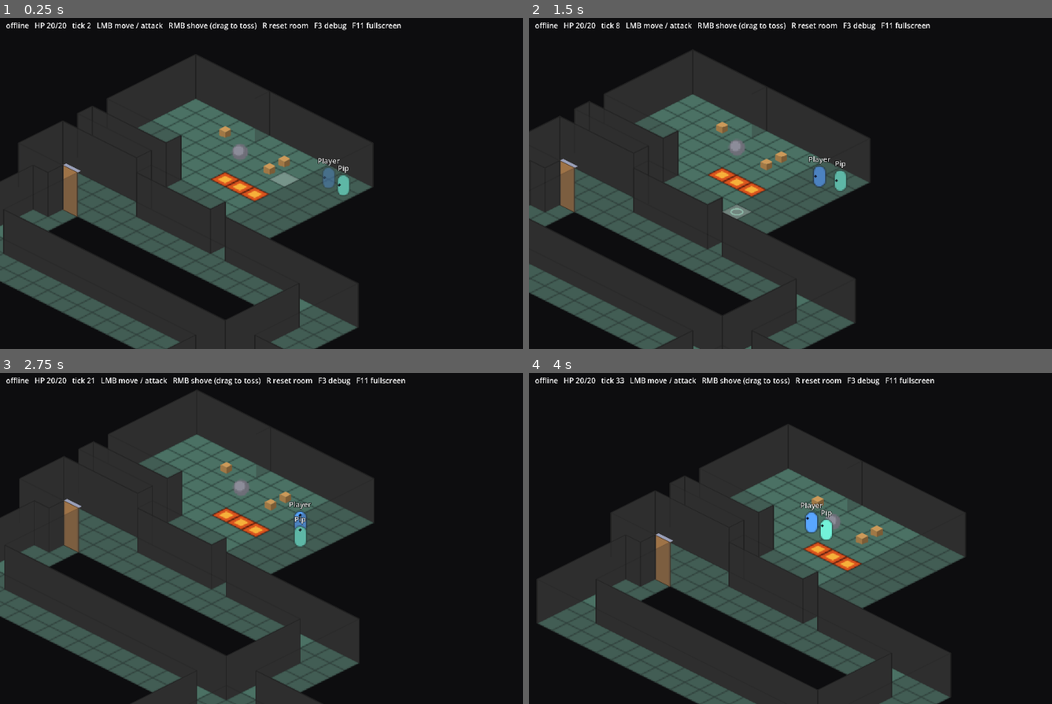
Above: before the commit, frames 1-4 (two rows, left to right).
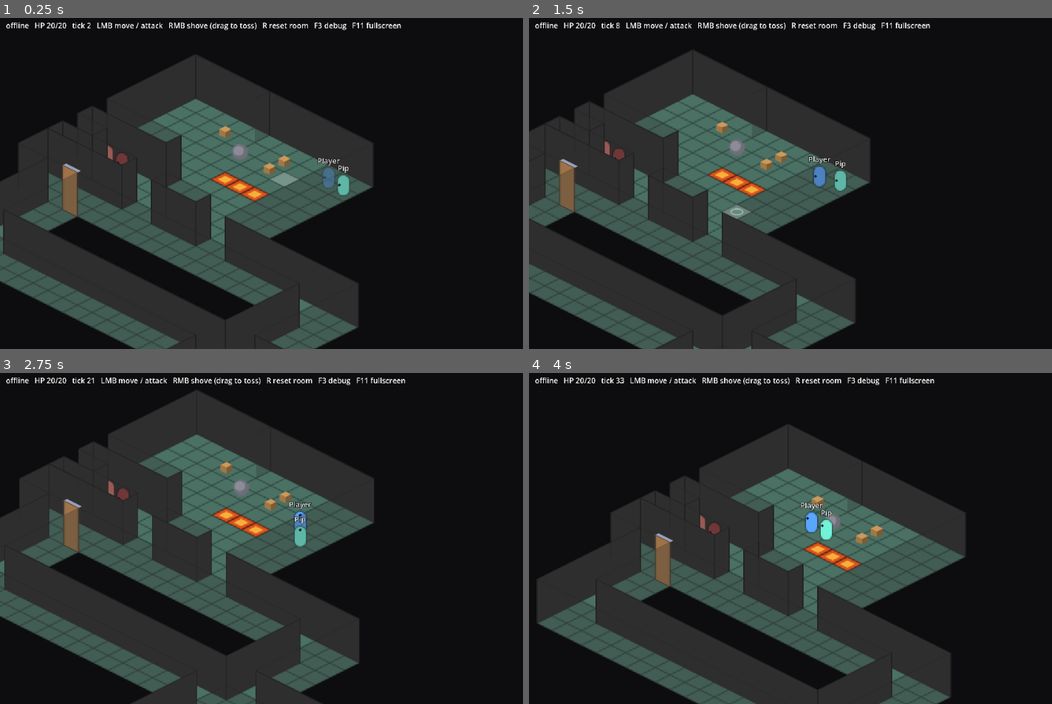
Above: after the commit, the same moments.

Repository: jeff-thinklightn-ing/psykinetic
Game: Godot game, scene res://main.tscn
Two runs of this game, one before a commit and one after it. Both use one fixed random seed, a clock stepped at 60 frames per second and the inputs below.
Inputs (mouse positions are in pixels of both pictures, inside the frame that each line leads up to):
- Up to frame 1 (0.25 s): no input
- Up to frame 2 (1.5 s): move the mouse to (952, 166) at 0.52 s; tap R at 0.6 s; click (952, 166) at 0.67 s; drag from (706, 200) to (795, 249) at 1.27 s
- Up to frame 3 (2.75 s): move the mouse to (355, 465) at 2.02 s; tap E at 2.1 s; click (355, 465) at 2.17 s
- Up to frame 4 (4 s): drag from (795, 604) to (649, 488) at 2.77 s; move the mouse to (999, 588) at 3.52 s; tap 9 at 3.6 s; click (999, 588) at 3.67 s

The runs differ from the first frame. In frame 1, 1.7% of the frame differs, in the area x 6-44%, y 38-72%; in frame 2, 1.7%, in the area x 0-38%, y 37-70%; in frame 3, 1.7%; in frame 4, 1.7%.

Commit message:
3D walls back to the kit pieces at the kit's proportions (boxes kept for interiors); corridors two cells wide with the west dead end kept single

Diff:
--- a/client3d/client3d.gd
+++ b/client3d/client3d.gd
@@ -8,14 +8,15 @@
 ## sim is the physics: there are no physics bodies here, only meshes and,
 ## for picking, Area3Ds.
 ##
-## The room is built once from the parsed map (Terrain): a flat stone-grey
-## quad per floor cell in the 2D floor's colour; a plain box per wall edge,
-## the kit's 0.5 thickness centred on the boundary line, WALL_HEIGHT tall,
-## in the Kenney Castle Kit's stone (sampled from its colormap); a 0.5
-## post at every vertex where walls meet at an angle or end; for a door,
-## two jambs and a lintel with the kit's gate leaf scaled to the opening,
-## hinged at the edge's start and turning with the Door node. Fire is an
-## emissive quad with a small light.
+## The room is built once from the parsed map (Terrain) out of the Kenney
+## Castle Kit (1-unit modules, KIT_WALL_HEIGHT tall), at the kit's own
+## proportions and scaled only in height to WALL_HEIGHT: the ground piece
+## per floor cell; the narrow wall segment per wall edge, centred on the
+## boundary line; the narrow corner post at every vertex where walls meet
+## at an angle or end; the doorway piece with the gate leaf hinged at the
+## edge's start for a door, turning with the Door node. Fire is an emissive
+## quad with a small light. Flat-colour boxes in the kit's stone (_box,
+## _stone) stay available for interior walls later (BOX_WALLS).
 ##
 ## Near and far, as in 2D: a wall whose camera-facing side has walkable
 ## floor behind it is near and drawn at NEAR_ALPHA, so what stands there
@@ -41,17 +42,19 @@
 
 const KIT := "res://art/kenney-castle/Models/GLB format/"
 const WALL_HEIGHT := 3.0
+const KIT_WALL_HEIGHT := 1.31
+## The kit's walls are this thick and occupy x in [-0.5, 0] of their
+## module; they are shifted to straddle the edge.
 const WALL_THICKNESS := 0.5
 const POST_SIZE := 0.5
-## The doorway: an opening this wide and tall between two jambs under a
-## lintel, in a wall of the same thickness.
-const DOOR_WIDTH := 0.6
-const DOOR_HEIGHT := 2.4
-## The kit's gate leaf, in kit units: thickness x, height y, width z.
+## The kit's gate leaf, in kit units: thickness x, height y, width z. It
+## fits the kit's doorway as is.
 const GATE_SIZE := Vector3(0.1516, 0.910339, 0.662151)
+## Flat-colour walls instead of the kit pieces (for interiors later).
+const BOX_WALLS := false
 ## The kit's stone, sampled from its colormap at the wall mesh's UVs.
 const STONE := Color("ebb48e")
-## The 2D floor tile's colour.
+## The 2D floor tile's colour (the box floor).
 const FLOOR := Color("4b7164")
 const NEAR_ALPHA := 0.3
 const CAMERA_PITCH := 50.0
@@ -124,11 +127,15 @@
 ## Middle button held: the screen x it went down at, or NAN when not.
 var _nudge_from := NAN
 var _room: Node3D
+## The kit's own material and a see-through copy of it; the flat stone
+## pair likewise.
+var _kit_opaque: Material
+var _kit_near: Material
 var _stone_opaque: StandardMaterial3D
 var _stone_near: StandardMaterial3D
-## Wall edge key -> its box; vertex -> its post.
-var _walls: Dictionary[Vector3i, MeshInstance3D] = {}
-var _posts: Dictionary[Vector2i, MeshInstance3D] = {}
+## Wall edge key -> its piece; vertex -> its post.
+var _walls: Dictionary[Vector3i, Node3D] = {}
+var _posts: Dictionary[Vector2i, Node3D] = {}
 ## Door edge key -> the doorway node (jambs, lintel, hinge).
 var _doorways: Dictionary[Vector3i, Node3D] = {}
 ## Entity instance id -> its puppet.
@@ -424,25 +431,41 @@
 	return material
 
 
+## The kit pieces share one material (a colormap); the see-through copy
+## is it with alpha.
+func _load_kit_materials() -> void:
+	var sample := _kit("wall-narrow")
+	for node in _descendants(sample):
+		if node is MeshInstance3D:
+			_kit_opaque = (node as MeshInstance3D).mesh.surface_get_material(0)
+			break
+	sample.free()
+	var near := _kit_opaque.duplicate() as BaseMaterial3D
+	near.transparency = BaseMaterial3D.TRANSPARENCY_ALPHA
+	near.albedo_color = Color(near.albedo_color, NEAR_ALPHA)
+	_kit_near = near
+
+
+func _descendants(node: Node) -> Array[Node]:
+	var out: Array[Node] = [node]
+	for child in node.get_children():
+		out.append_array(_descendants(child))
+	return out
+
+
 func _build_room() -> void:
 	_room = Node3D.new()
 	_room.name = "Room"
 	add_child(_room)
+	_load_kit_materials()
 	_stone_opaque = _stone(1.0)
 	_stone_near = _stone(NEAR_ALPHA)
-	var floor_material := StandardMaterial3D.new()
-	floor_material.albedo_color = FLOOR
-	floor_material.roughness = 1.0
-	var floor_mesh := PlaneMesh.new()
-	floor_mesh.size = Vector2.ONE
-	floor_mesh.material = floor_material
 	var fire: Array[Vector2i] = _terrain["fire"]
 	for cell: Vector2i in _terrain["floor"]:
-		var quad := MeshInstance3D.new()
-		quad.name = "Floor_%d_%d" % [cell.x, cell.y]
-		quad.mesh = floor_mesh
-		quad.position = _tile_position(cell)
-		_room.add_child(quad)
+		var ground := _kit("ground")
+		ground.name = "Floor_%d_%d" % [cell.x, cell.y]
+		ground.position = _tile_position(cell)
+		_room.add_child(ground)
 		if cell in fire:
 			_add_fire(cell)
 	var edges: Dictionary = _terrain["edges"]
@@ -475,49 +498,61 @@
 	return 0.0 if key.z == Terrain.EAST else PI * 0.5
 
 
-func _box(size: Vector3, material: Material) -> MeshInstance3D:
+## A flat-colour box standing on the ground, its origin at its base.
+func _box(size: Vector3, material: Material) -> Node3D:
+	var holder := Node3D.new()
 	var box := MeshInstance3D.new()
 	var mesh := BoxMesh.new()
 	mesh.size = size
 	box.mesh = mesh
 	box.material_override = material
 	box.position.y = size.y * 0.5
-	return box
+	holder.add_child(box)
+	return holder
+
+
+## A kit wall module (narrow wall or doorway) on an edge: the piece sits
+## in x [-0.5, 0] of its module, so it is shifted to straddle the line,
+## and stretched in height only.
+func _kit_wall(piece: String) -> Node3D:
+	var holder := Node3D.new()
+	var mesh := _kit(piece)
+	mesh.position.x = WALL_THICKNESS * 0.5
+	holder.scale = Vector3(1.0, WALL_HEIGHT / KIT_WALL_HEIGHT, 1.0)
+	holder.add_child(mesh)
+	return holder
 
 
 func _add_wall(key: Vector3i) -> void:
-	var wall := _box(Vector3(WALL_THICKNESS, WALL_HEIGHT, 1.0), _stone_opaque)
+	var wall: Node3D
+	if BOX_WALLS:
+		wall = _box(Vector3(WALL_THICKNESS, WALL_HEIGHT, 1.0), _stone_opaque)
+	else:
+		wall = _kit_wall("wall-narrow")
 	wall.name = "Wall_%d_%d_%s" % [key.x, key.y, "e" if key.z == Terrain.EAST else "s"]
-	wall.position = _edge_midpoint(key) + Vector3(0.0, WALL_HEIGHT * 0.5, 0.0)
+	wall.position = _edge_midpoint(key)
 	wall.rotation.y = _edge_yaw(key)
 	_room.add_child(wall)
 	_walls[key] = wall
 
 
-## Two jambs and a lintel around a DOOR_WIDTH x DOOR_HEIGHT opening, the
-## gate leaf scaled to the opening and hinged at the edge's start end, and
-## an Area3D over the frame for picking.
+## The kit's doorway on the edge with its gate leaf, hinged at the edge's
+## start end and swinging with the Door node, and an Area3D over the
+## module for picking.
 func _add_doorway(key: Vector3i) -> void:
 	var doorway := Node3D.new()
 	doorway.name = "Door_%d_%d_%s" % [key.x, key.y, "e" if key.z == Terrain.EAST else "s"]
 	doorway.position = _edge_midpoint(key)
 	doorway.rotation.y = _edge_yaw(key)
-	var jamb_width := (1.0 - DOOR_WIDTH) * 0.5
-	for side in [-1.0, 1.0]:
-		var jamb := _box(Vector3(WALL_THICKNESS, WALL_HEIGHT, jamb_width), _stone_opaque)
-		jamb.name = "Jamb"
-		jamb.position.z = side * (0.5 - jamb_width * 0.5)
-		doorway.add_child(jamb)
-	var lintel := _box(Vector3(WALL_THICKNESS, WALL_HEIGHT - DOOR_HEIGHT, DOOR_WIDTH), _stone_opaque)
-	lintel.name = "Lintel"
-	lintel.position.y = DOOR_HEIGHT + (WALL_HEIGHT - DOOR_HEIGHT) * 0.5
-	doorway.add_child(lintel)
+	var frame := _kit_wall("wall-doorway")
+	frame.name = "Frame"
+	doorway.add_child(frame)
 	var hinge := Node3D.new()
 	hinge.name = "Hinge"
-	hinge.position.z = -DOOR_WIDTH * 0.5
+	hinge.position.z = -GATE_SIZE.z * 0.5
 	var leaf := _kit("gate")
-	leaf.scale = Vector3(1.0, DOOR_HEIGHT / GATE_SIZE.y, DOOR_WIDTH / GATE_SIZE.z)
-	leaf.position.z = DOOR_WIDTH * 0.5
+	leaf.scale = Vector3(1.0, WALL_HEIGHT / KIT_WALL_HEIGHT, 1.0)
+	leaf.position.z = GATE_SIZE.z * 0.5
 	hinge.add_child(leaf)
 	doorway.add_child(hinge)
 	var area := Area3D.new()
@@ -549,9 +584,14 @@
 
 
 func _add_post(vertex: Vector2i) -> void:
-	var post := _box(Vector3(POST_SIZE, WALL_HEIGHT, POST_SIZE), _stone_opaque)
+	var post: Node3D
+	if BOX_WALLS:
+		post = _box(Vector3(POST_SIZE, WALL_HEIGHT, POST_SIZE), _stone_opaque)
+	else:
+		post = _kit("wall-narrow-corner")
+		post.scale = Vector3(1.0, WALL_HEIGHT / KIT_WALL_HEIGHT, 1.0)
 	post.name = "Post_%d_%d" % [vertex.x, vertex.y]
-	post.position = Vector3(vertex.x - 0.5, WALL_HEIGHT * 0.5, vertex.y - 0.5)
+	post.position = Vector3(vertex.x - 0.5, 0.0, vertex.y - 0.5)
 	_room.add_child(post)
 	_posts[vertex] = post
 
@@ -602,9 +642,7 @@
 	for key in _doorways:
 		var near := _is_near(key)
 		near_keys[key] = near
-		for child in _doorways[key].get_children():
-			if child is MeshInstance3D:
-				_set_stone(child, near)
+		_set_stone(_doorways[key].get_node("Frame"), near)
 	var edges: Dictionary = _terrain["edges"]
 	for vertex in _posts:
 		var all_near := true
@@ -615,11 +653,20 @@
 
 
 ## A near piece is see-through and casts no shadow, so a lantern behind it
-## still lights the floor in front.
-func _set_stone(piece: MeshInstance3D, near: bool) -> void:
-	piece.material_override = _stone_near if near else _stone_opaque
-	piece.cast_shadow = GeometryInstance3D.SHADOW_CASTING_SETTING_OFF if near \
-			else GeometryInstance3D.SHADOW_CASTING_SETTING_ON
+## still lights the floor in front. Every mesh under [param piece] takes
+## the kit material pair, or the flat stone pair for a box.
+func _set_stone(piece: Node3D, near: bool) -> void:
+	for node in _descendants(piece):
+		var mesh := node as MeshInstance3D
+		if mesh == null:
+			continue
+		var boxed := mesh.mesh is BoxMesh
+		if boxed:
+			mesh.material_override = _stone_near if near else _stone_opaque
+		else:
+			mesh.material_override = _kit_near if near else _kit_opaque
+		mesh.cast_shadow = GeometryInstance3D.SHADOW_CASTING_SETTING_OFF if near \
+				else GeometryInstance3D.SHADOW_CASTING_SETTING_ON
 
 
 # --- Entities ----------------------------------------------------------------
--- a/main.gd
+++ b/main.gd
@@ -26,9 +26,11 @@
 ## What is drawn where there is no map: near-black, so walls along the void
 ## stand apart from it.
 const VOID := Color(0.05, 0.05, 0.06)
-## 14x14. '#' wall, '.' floor, '~' fire. The corridor is row 8, x 1..5, with
-## its dead end at x 1. Under the wall at row 10, rows 11-12 x 7..11 are a
-## two-wide passage open at both ends, where two players can pass each other.
+## Double resolution (see Terrain): '#' wall, '+' door, '.' floor, '~' fire.
+## The west corridor is rows 8-9, x 3..5, two wide, narrowing to the one
+## cell (1..2, 8) at its dead end: the one chokepoint. Rows 11-12 are a
+## two-wide passage; the corridors south and east of it are two wide too,
+## and the door above (4, 13) is the only way into the south one.
 const LEVEL: Array[String] = [
 	"",
 	" #########################",
@@ -47,17 +49,17 @@
 	"           #. . . . . . .#",
 	" ###########             #",
 	" #. . . . . . . . . . . .#",
-	" ###########             #",
-	"           #. . . . . . .#",
-	" ########### ########### #",
-	" #. . . . . .#         #.#",
-	" #           ########### ###################",
+	" ##### # # #             #",
+	"      . . . . . . . . . .#",
+	" ########### # ####### # #",
+	" #          . .       . .#",
+	" #           # ####### # ###################",
 	" #. . . . . . . . . . . . . . . . . . . . .#",
 	" #                                         #",
 	" #. . . . . . . . . . . . . . . . . . . . .#",
 	" #######+###############################   #",
-	"       #.#                             #. .#",
-	"     ### #                             #   #",
+	"      . .#                             #. .#",
+	"     # # #                             #   #",
 	"     #. .#                             #. .#",
 	"     #   #                             #   #",
 	"     #. .#                             #. .#",
Not shown, changed: CHANGELOG.md
Not shown, changed: docs/design.md
